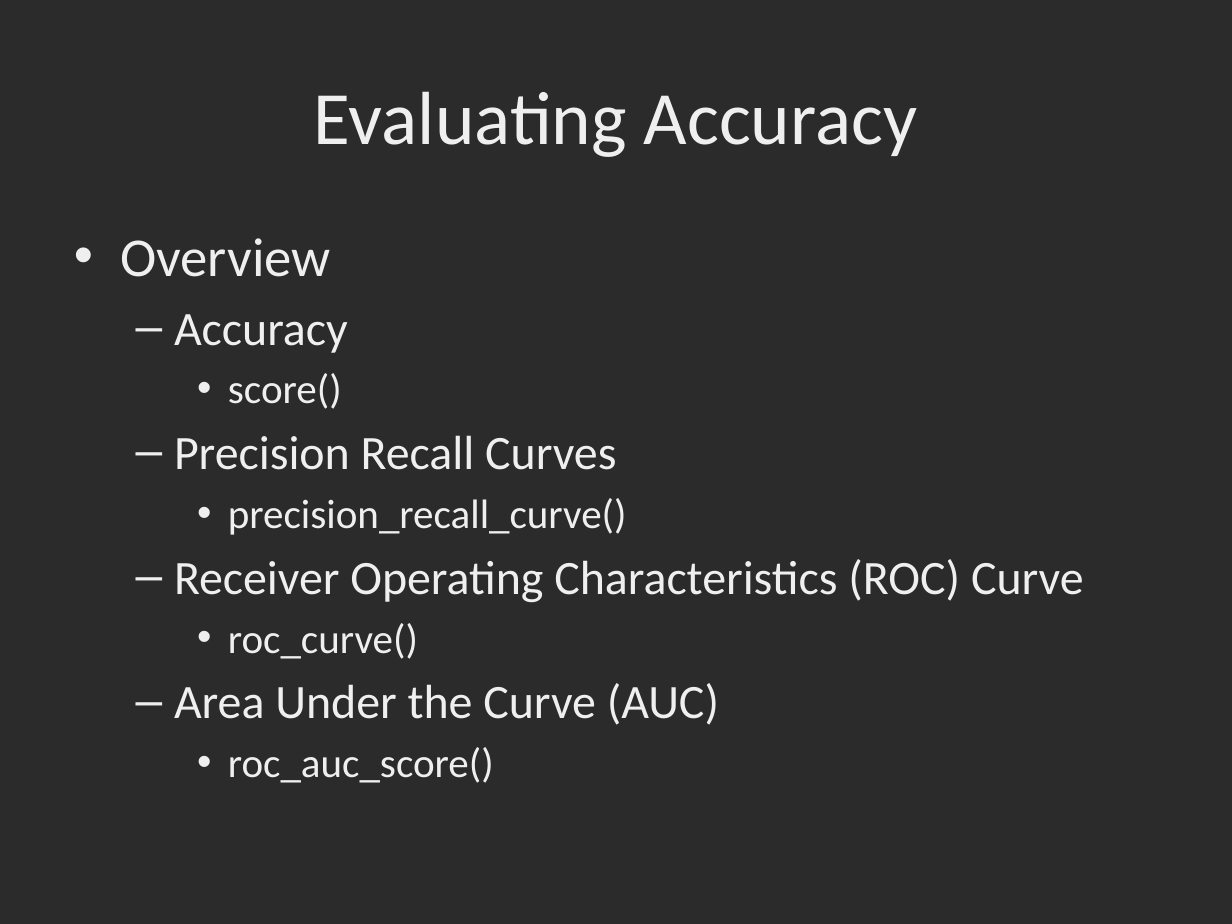
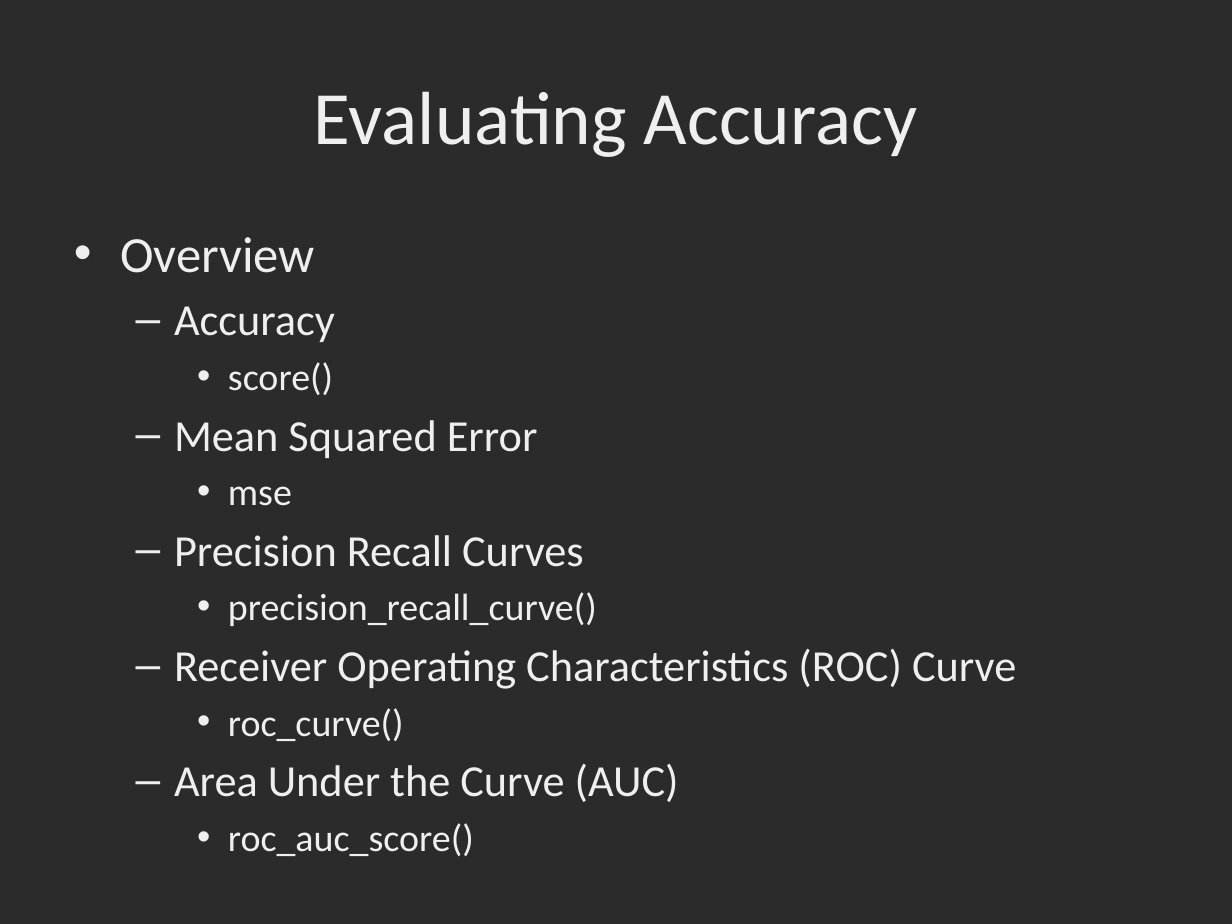
Before and after one commit to dbowmans46/PracticalProgramming, a slide deck: slide 79 of Session 7 - Python/Instructional Material/Session 7 - Python Brief Intro to Machine Learning with Scikit Learn.pptx (slide 70 before the commit). Drawn at 1232x924 pixels with LibreOffice and Linux fonts; fonts in the diff are those of the drawing; background and template pictures are left out; a plain dark background stands for a picture behind light text. Boxes give left, top, right and bottom in pixels: in the first picture for what was removed or moved away, otherwise in the second. Text is boxed around its words. In the diff, an @@ line names an element or a change of style, - is before the commit and + after.

Commit message:
Additional slides on regressors and regularization, added helper class for model accuracy output, implemented helper class.

```diff
--- a/Session 7 - Python/Instructional Material/Session 7 - Python Brief Intro to Machine Learning with Scikit Learn.pptx
+++ b/Session 7 - Python/Instructional Material/Session 7 - Python Brief Intro to Machine Learning with Scikit Learn.pptx
@@ text at (x1=120, y1=237, x2=1016, y2=856): size 32 to 29.6 pt in "Overview"; size 28 to 25.9 pt in "Accuracy", "Precision Recall Curves", "Receiver Operating Characteristics (ROC) Curve", "Area Under the Curve (AUC)"; size 24 to 22.2 pt in "score()", "precision_recall_curve()", "roc_curve()", "roc_auc_score()" @@
@@ text at (x1=174, y1=420, x2=538, y2=506): paragraphs added @@
+  – Mean Squared Error
+    • mse
```
Also in this commit, not shown: 6 other slides changed, 10 slides added, 2 other files.
